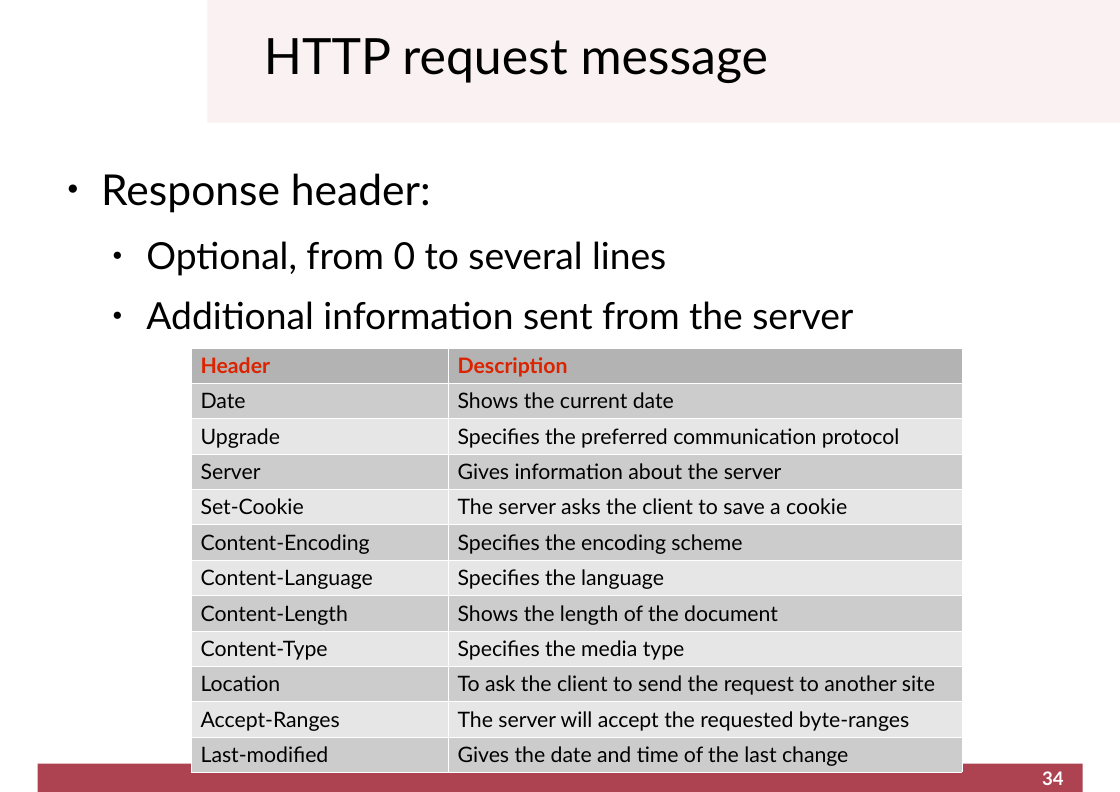
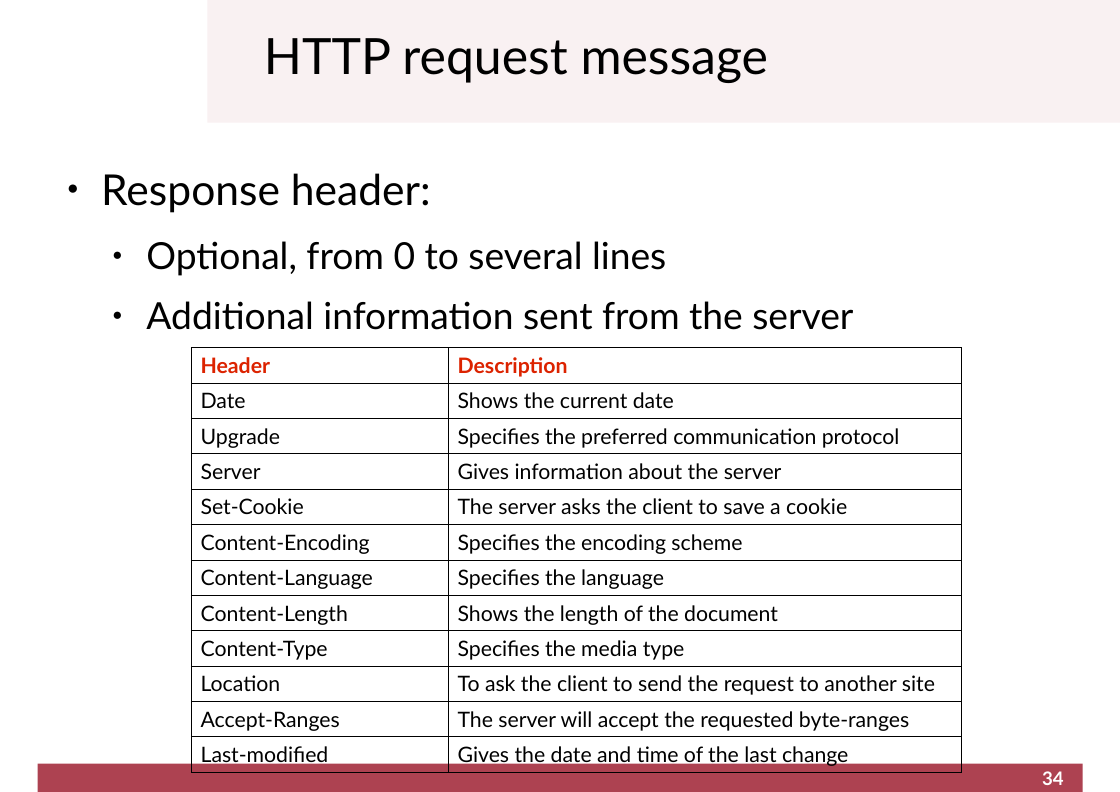
Before and after one commit to cletomartin/redes1, a slide deck: slide 34 of slides/application.odp. Drawn at 1120x792 pixels with LibreOffice and Linux fonts; fonts in the diff are those of the drawing; background and template pictures are left out. Boxes give left, top, right and bottom in pixels: in the first picture for what was removed or moved away, otherwise in the second. Text is boxed around its words. In the diff, an @@ line names an element or a change of style, - is before the commit and + after.

```diff
--- a/slides/application.odp
+++ b/slides/application.odp
@@ table at [192, 348, 962, 772] @@
@@ fill #B3B3B3 to none in row 1 @@
@@ fill #CCCCCC to none in 12 cells @@
@@ fill #E6E6E6 to none in 10 cells @@
@@ borders changed @@
```
Also in this commit, not shown: 10 other slides changed, 3 slides added, 1 other file.
